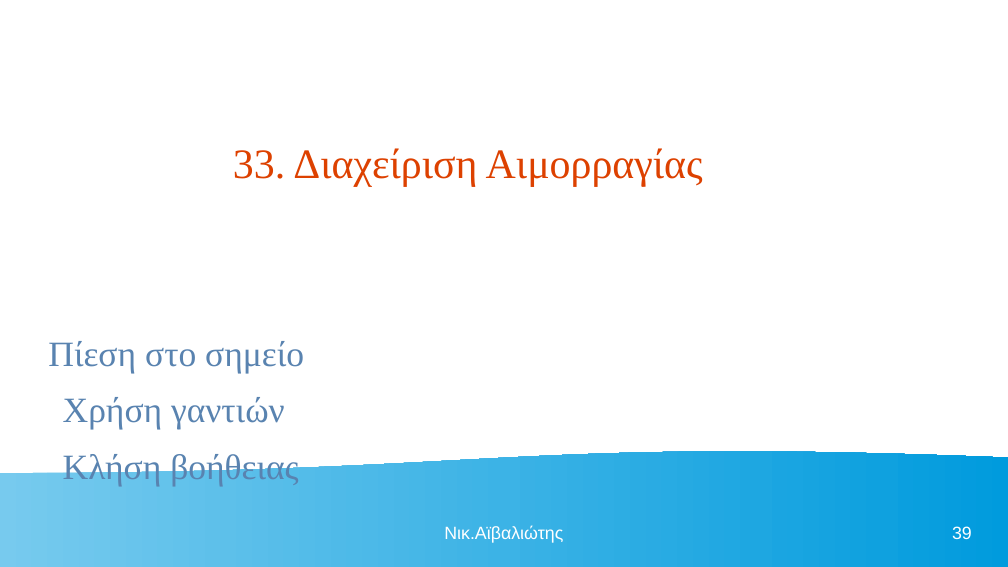
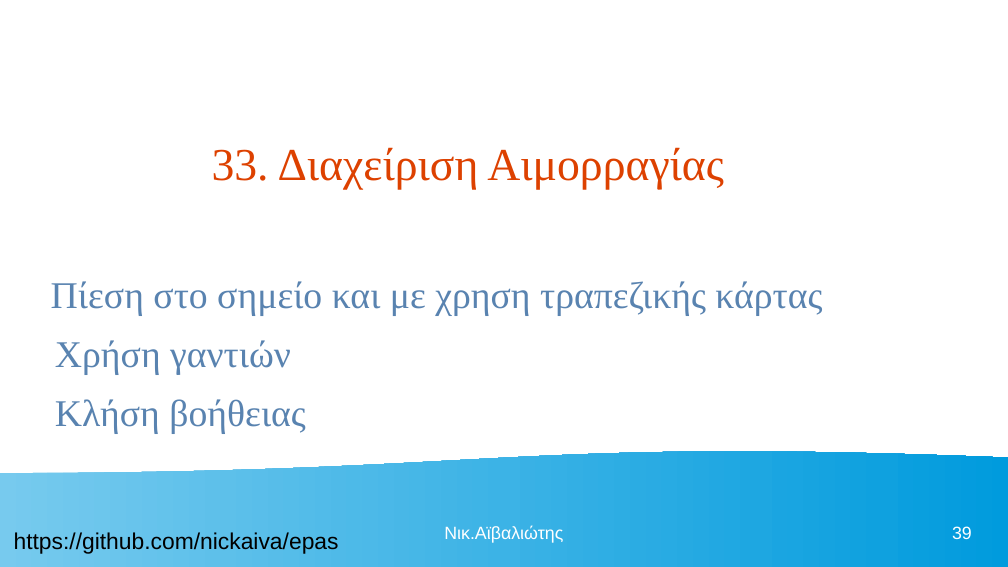
Before and after one commit to nickaiva/epas, a slide deck: slide 39 of ΠΕΡΙΒΑΛΛΟΝ ΕΡΓΑΣΙΑΣ.odp. Drawn at 1008x567 pixels with LibreOffice and Linux fonts; fonts in the diff are those of the drawing. Boxes give left, top, right and bottom in pixels: in the first picture for what was removed or moved away, otherwise in the second. Text is boxed around its words. In the diff, an @@ line names an element or a change of style, - is before the commit and + after.

```diff
--- a/ΠΕΡΙΒΑΛΛΟΝ ΕΡΓΑΣΙΑΣ.odp
+++ b/ΠΕΡΙΒΑΛΛΟΝ ΕΡΓΑΣΙΑΣ.odp
@@ title "33. Διαχείριση Αιμορραγίας" at <box>212,147,724,190</box>: size 33 to 36 pt @@
@@ text "Πίεση στο σημείο και με ...": place and size @@
-text "Πίεση στο σημείο και με ..." at <box>48,341,304,485</box>
+text "Πίεση στο σημείο και με ..." at <box>51,281,822,434</box>
@@ text at <box>51,281,822,316</box>: text changed; size 28 to 29.7 pt @@
-Πίεση στο σημείο
+Πίεση στο σημείο και με χρηση τραπεζικής κάρτας
@@ text at <box>55,340,306,434</box>: size 28 to 29.7 pt in "Χρήση γαντιών", "Κλήση βοήθειας" @@
@@ text added at <box>14,532,339,554</box>, 18 pt, text #000000 @@
+https://github.com/nickaiva/epas
```
Also in this commit, not shown: 47 other slides changed.
